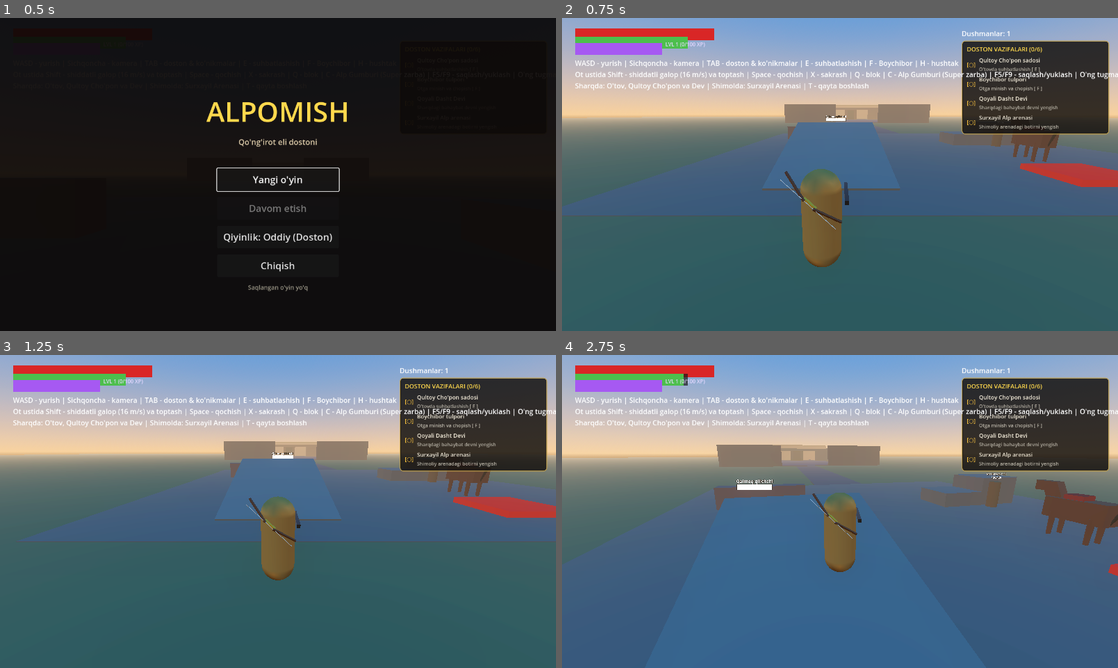
Above: before the commit, frames 1-4 (two rows, left to right).
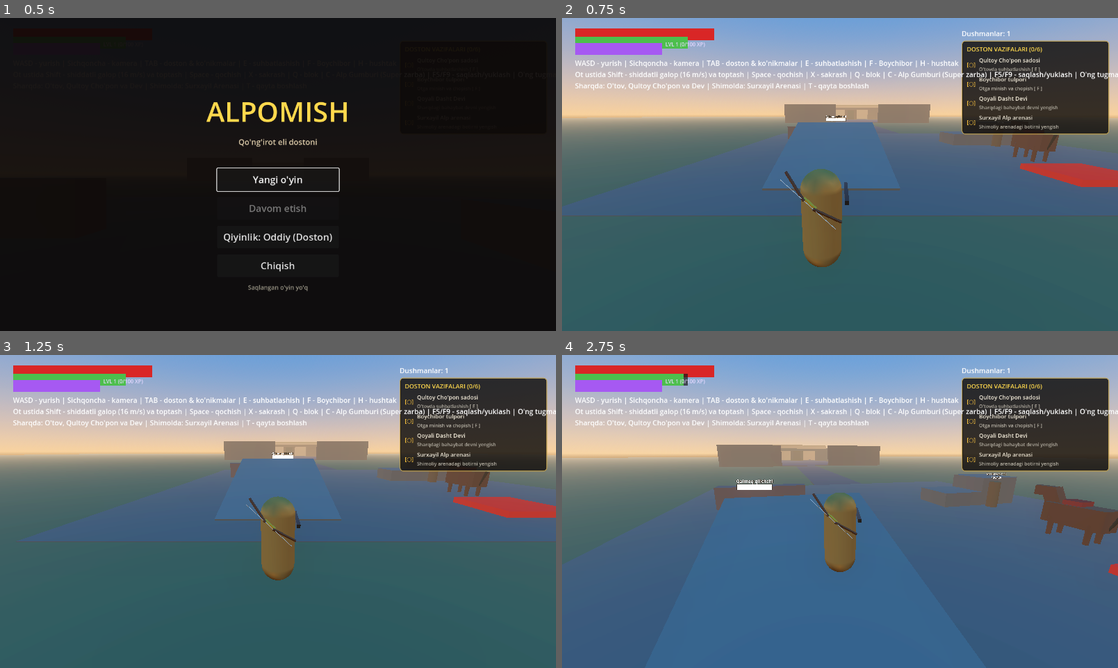
Above: after the commit, the same moments.

Repository: sardorergashev09uzb-commits/yangi
Game: Godot game, scene res://tests/ai_nav_test.tscn
Two runs of this game, one before a commit and one after it. Both use one fixed random seed, a clock stepped at 60 frames per second and the inputs below. This scene is started directly instead of the project's main scene.
Inputs (mouse positions are in pixels of both pictures, inside the frame that each line leads up to):
- Up to frame 1 (0.5 s): no input
- Up to frame 2 (0.75 s): click "Yangi o'yin" at 0.5 s
- Up to frame 3 (1.25 s): no input
- Up to frame 4 (2.75 s): tap Enter at 1.25 s; move the mouse to (834, 517) at 1.27 s; hold W (move_forward) from 1.28 s (still down); tap Space (dodge) at 1.35, 2.3 s; click (834, 517) at 1.42 s; tap X (jump) at 1.52, 1.55, 1.82, 2.1, 2.27, 2.57 s; move the mouse to (878, 514) at 2.02 s

Frame 1 is identical in both runs. In frame 2, less than 0.1% of the frame differs, in the area x 80-90%, y 37-46%; in frame 3, less than 0.1%; in frame 4, 0.7%, in the area x 84-100%, y 39-61%.

Commit message:
Tuzatish: Boychibor yo'laklar, pog'onalar va kichik qiyaliklardan silliq o'tishi ta'minlandi (floor_snap 0.55m, havodagi inersiya va kolliziya balandligi)

Diff:
--- a/scripts/world/horse.gd
+++ b/scripts/world/horse.gd
@@ -33,6 +33,13 @@
 	add_to_group("horses")
 	collision_layer = 1 # Dunyo bilan to'qnashadi
 	collision_mask = 1
+
+	# Pog'onalar, tosh yo'laklar va qiyaliklardan erkin oshib o'tish (Step & Slope handling)
+	floor_snap_length = 0.55
+	floor_constant_speed = true
+	floor_max_angle = deg_to_rad(50.0)
+	floor_stop_on_slope = false
+	max_slides = 6
 
 	_build_visuals()
 
@@ -128,9 +135,10 @@
 	# Kolliziya
 	var col := CollisionShape3D.new()
 	var cbox := BoxShape3D.new()
-	cbox.size = Vector3(1.1, 1.9, 2.4)
+	# Oyoqlarning pastki qismida 0.35m bo'shliq qoldiriladi - bu yo'laklar, tosh pog'onalar va rampalarga tiqilib qolishni 100% yo'qotadi
+	cbox.size = Vector3(1.0, 1.6, 2.2)
 	col.shape = cbox
-	col.position.y = 1.05
+	col.position.y = 1.15
 	add_child(col)
 
 	# Interaction Label
@@ -198,9 +206,15 @@
 	# Sakrash
 	if is_on_floor() and (Input.is_action_just_pressed("jump") or Input.is_action_just_pressed("dodge")):
 		velocity.y = jump_velocity
+		apply_floor_snap()
 
 	if not is_on_floor():
 		velocity.y -= gravity * delta
+		# Agar yerdan uzilsa ham (kichik pog'ona yoki nishablikda) oldinga harakat tezligi o'chmaydi
+		if moving:
+			var fwd := -global_basis.z
+			velocity.x = fwd.x * current_speed
+			velocity.z = fwd.z * current_speed
 
 	# Ot chopganda dushmanlarni urib yiqitish (Trample) va chang chiqarish
 	if _trample_cooldown > 0.0:
